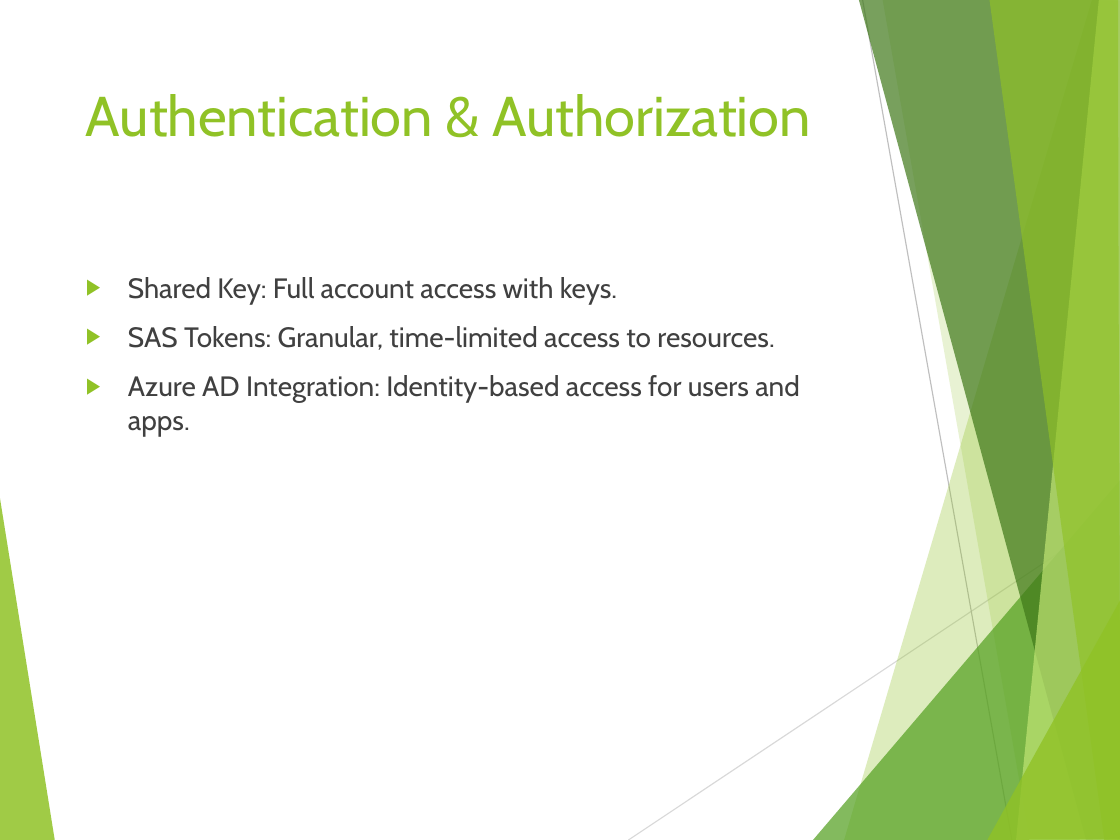
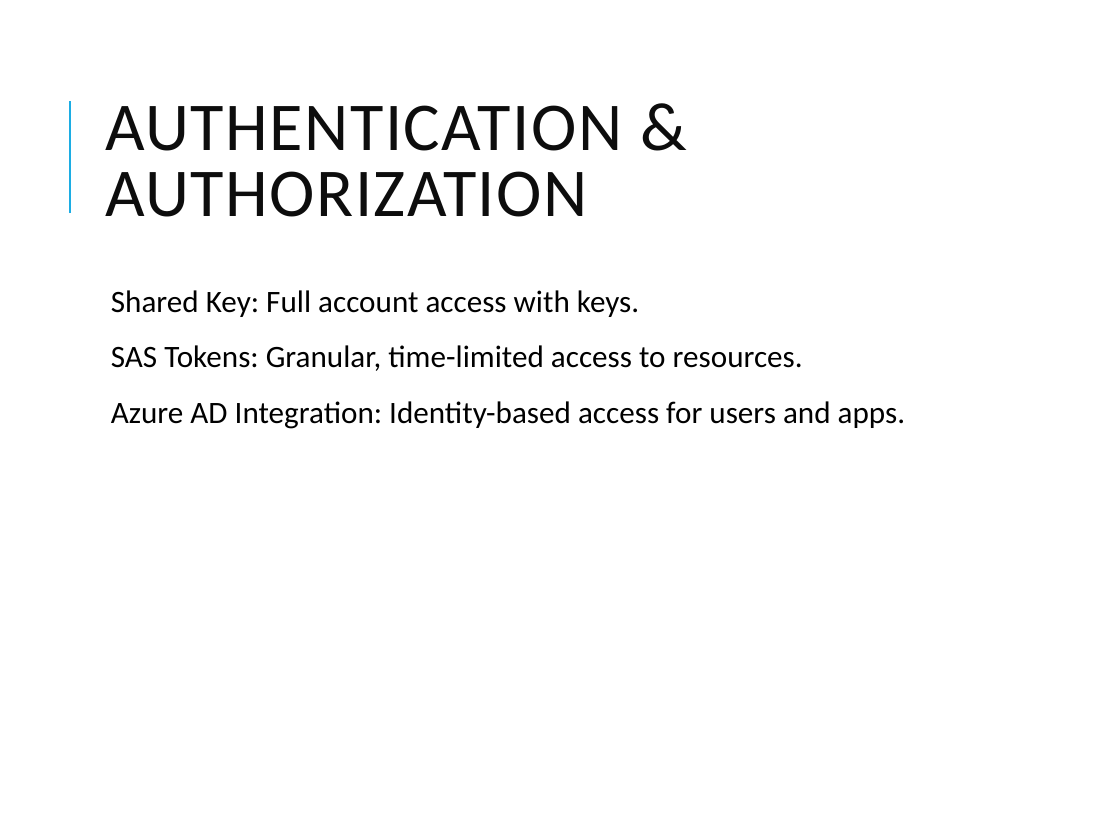
Before and after one commit to vivek1570/DE-Content-WithSnowflakes, a slide deck: slide 8 of Week-1/Day-2/Azure_Storage_Deep_Dive.pptx. Drawn at 1120x840 pixels with LibreOffice and Linux fonts; fonts in the diff are those of the drawing. Boxes give left, top, right and bottom in pixels: in the first picture for what was removed or moved away, otherwise in the second. Text is boxed around its words. In the diff, an @@ line names an element or a change of style, - is before the commit and + after.

```diff
--- a/Week-1/Day-2/Azure_Storage_Deep_Dive.pptx
+++ b/Week-1/Day-2/Azure_Storage_Deep_Dive.pptx
@@ title "AUTHENTICATION & AUTHORIZATION" at box(105, 105, 622, 217): vertical alignment top to middle @@
@@ line added from (69, 213) to (69, 101), #1CADE4 1.5 pt @@
@@ title at box(105, 105, 622, 217): text changed; size 36 to 44 pt; font Cabin to Calibri; text colour #90C226 to #0D0D0D @@
-Authentication & Authorization
+AUTHENTICATION & AUTHORIZATION
@@ text "Shared Key: Full account access ...": place and size @@
-text "Shared Key: Full account access ..." at box(128, 277, 800, 436)
+text "Shared Key: Full account access ..." at box(111, 290, 906, 429)
@@ text "Shared Key: Full account access ..." at box(111, 290, 906, 429): size 18 to 20 pt, font Cabin to Calibri, text colour #404040 to #000000; bullet ▶ to  ; line spacing 1 to 0.9; more space between paragraphs; bullet colour #90C226 to #1CADE4 @@
@@ group removed at box(0, 0, 1120, 840): 8 freeform shapes, 2 lines @@
```
Also in this commit, not shown: 12 other slides changed, 3 other files.
